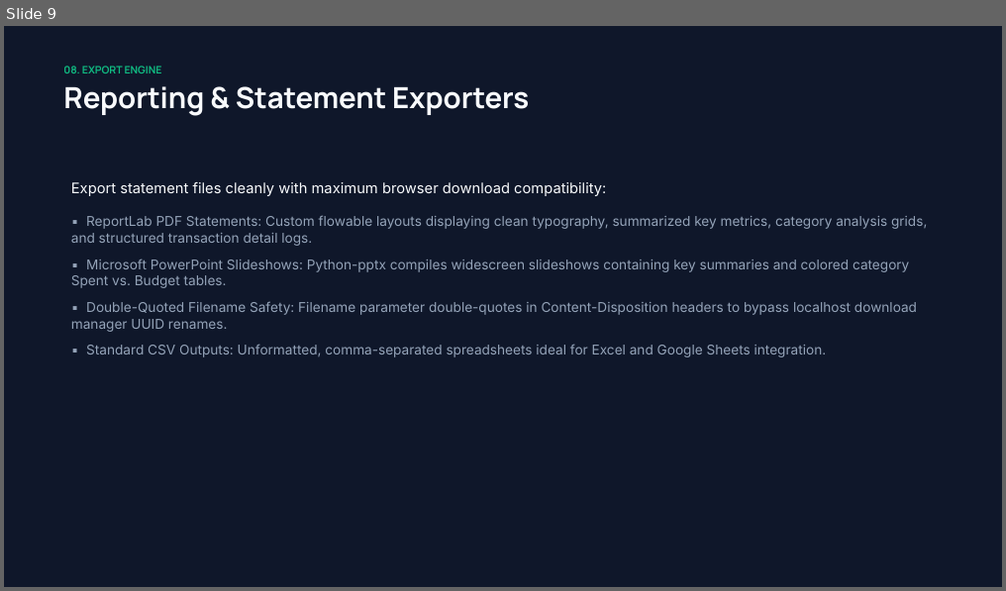
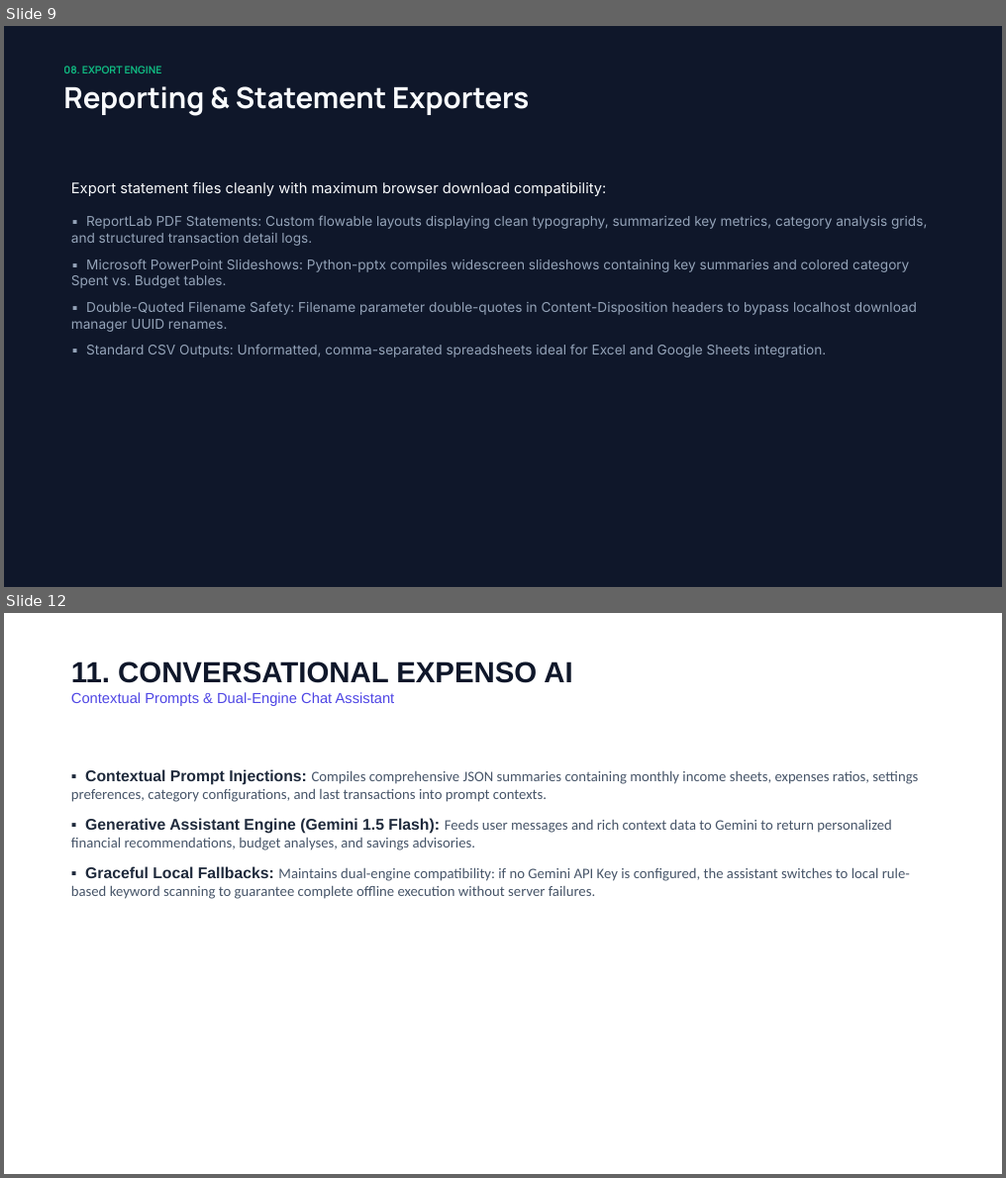
Before and after one commit to shreya-code-hub/expense-tracker, a slide deck: presentation/ExpenseTracker_Product_Presentation.pptx. Shown one above the other, each under a label of ours: slide 9 before the commit, slides 9 and 12 after it; the slides between them are not shown. The pictures are 1006x591 and 1006x1178 pixels, drawn with LibreOffice and Linux fonts; fonts in the diff are those of the drawing. Boxes give left, top, right and bottom in pixels: in the first picture for what was removed or moved away, otherwise in the second. Text is boxed around its words. In the diff, an @@ line names an element or a change of style, - is before the commit and + after.

```diff
--- a/presentation/ExpenseTracker_Product_Presentation.pptx
+++ b/presentation/ExpenseTracker_Product_Presentation.pptx
@@ slide 12 added at [4, 613, 1002, 1174], background #FFFFFF @@
@@ text added at [71, 662, 572, 706], 14 pt, text #4F46E5 @@
+11. CONVERSATIONAL EXPENSO AI
+Contextual Prompts & Dual-Engine Chat Assistant
@@ text added at [71, 769, 918, 899], 14 pt, text #475569 @@
+▪ Contextual Prompt Injections: Compiles comprehensive JSON summaries containing monthly income sheets, expenses ratios, settings preferences, category configurations, and last transactions into prompt contexts.
+▪ Generative Assistant Engine (Gemini 1.5 Flash): Feeds user messages and rich context data to Gemini to return personalized financial recommendations, budget analyses, and savings advisories.
+▪ Graceful Local Fallbacks: Maintains dual-engine compatibility: if no Gemini API Key is configured, the assistant switches to local rule-based keyword scanning to guarantee complete offline execution without server failures.
```
Also in this commit, not shown: 1 slide changed, 1 other slide added.
